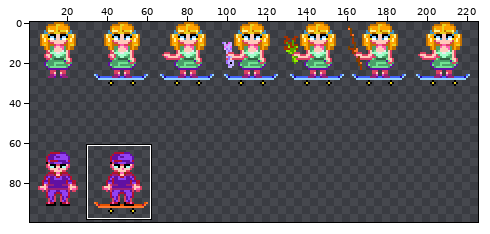
Sprite sheet: Game/Source/Media/Graphics/character.png. Above, an overview of the earlier version with the close-up marked.
Close-up. Earlier state:
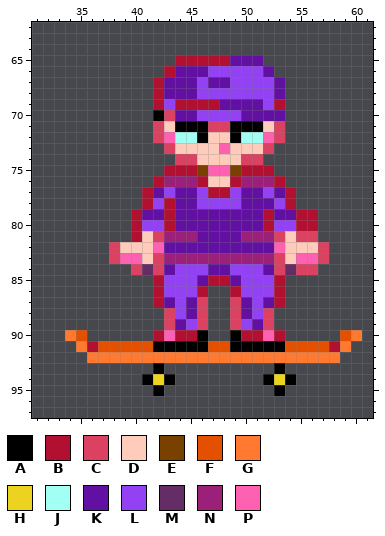
The file is 320x320 pixels. Shown: x 31..61, y 62..97. The wide view leaves out empty margins.
Palette (. is transparent): A #000000  B #b21030  C #db4161  D #ffcbba  E #794100  F #e35100  G #ff7930  H #ebd320  J #a2fff3  K #6110a2  L #9241f3  M #652d65  N #9a2079  P #ff61b2
After:
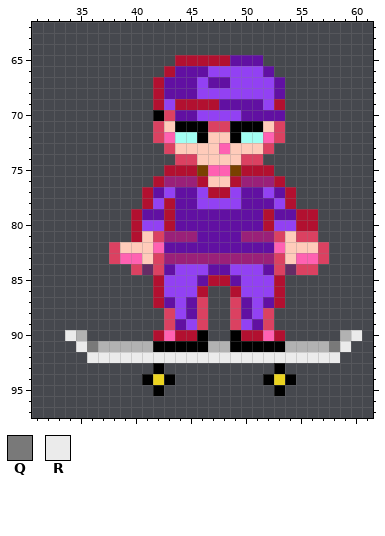
Colours new in this view: Q #797979  R #ebebeb
The exact change:
Colour F changes from #e35100 to #b2b2b2.
Colour B gives way to colour Q in row 91 at x 36 and 58.
Colour G gives way to colour R in row 90 at x 34 and 60; in row 91 at x 35 and 59; in row 92 at x 36 to 58.
Where, in picture pixels (left, top, right, bottom), the same in both close-ups:
changed: (65, 330, 362, 363)
